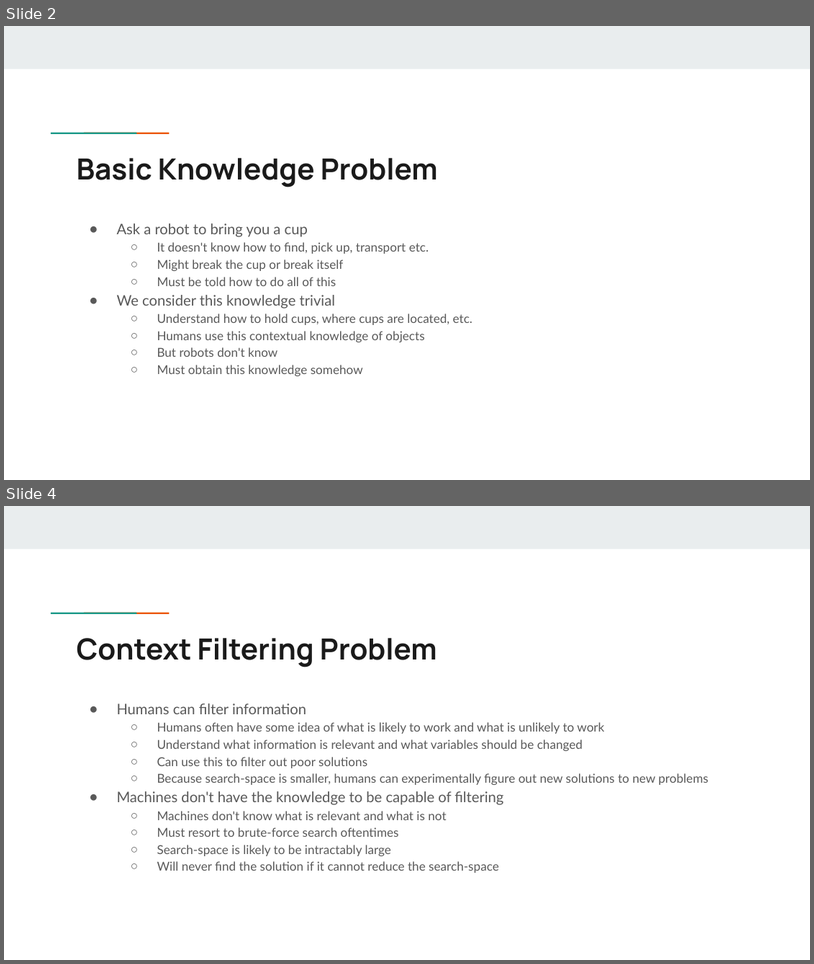
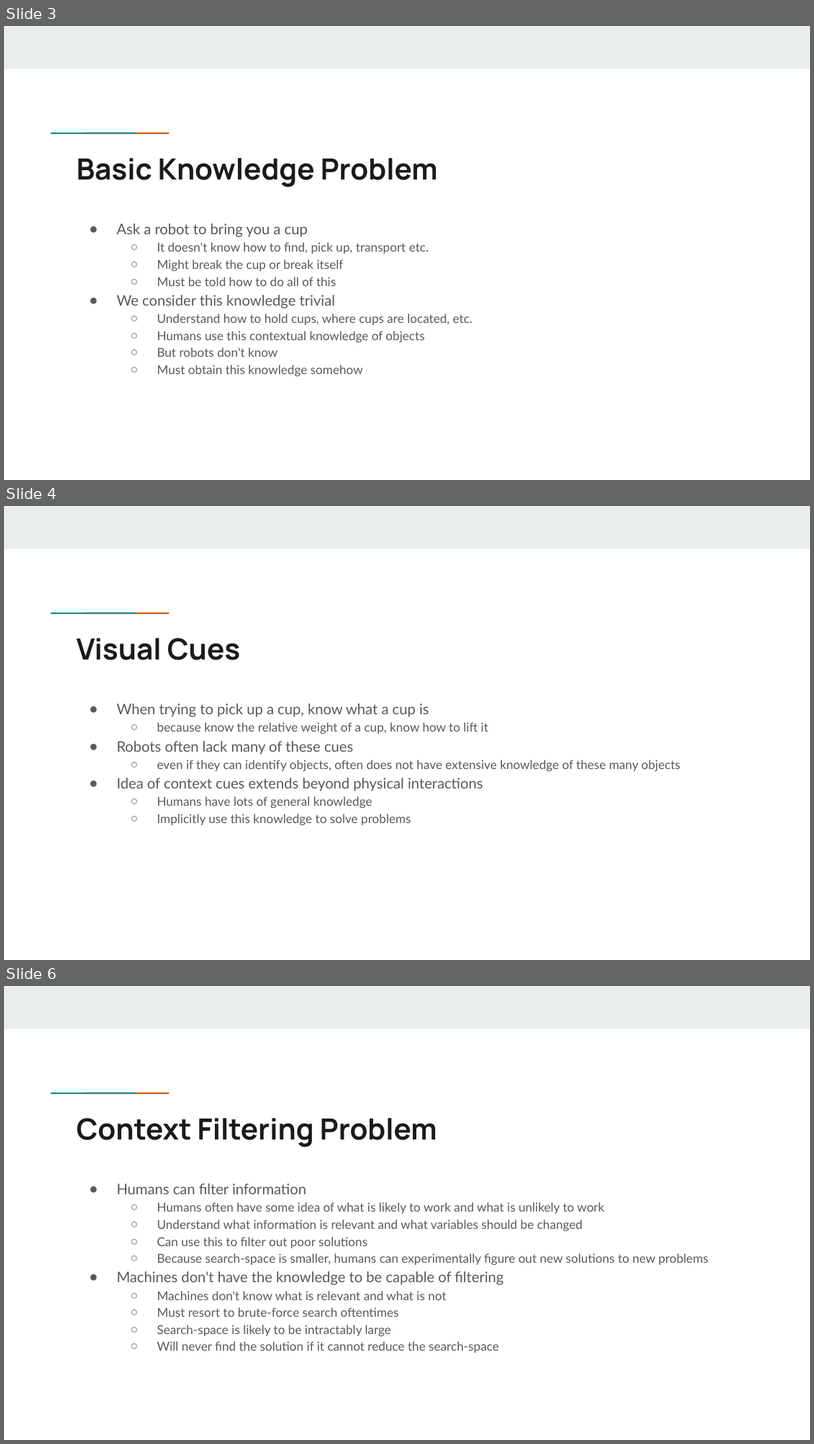
Before and after one commit to quentintruong/UCLA-CS35L-F17, a slide deck: A10/Applications of Context for Artificial Intelligence.pptx. Shown one above the other, each under a label of ours: slides 2 and 4 before the commit, slides 3, 4 and 6 after it; the slides between them are not shown. The pictures are 814x964 and 814x1444 pixels, drawn with LibreOffice and Linux fonts; fonts in the diff are those of the drawing. Boxes give left, top, right and bottom in pixels: in the first picture for what was removed or moved away, otherwise in the second. Text is boxed around its words. In the diff, an @@ line names an element or a change of style, - is before the commit and + after.

```diff
--- a/A10/Applications of Context for Artificial Intelligence.pptx
+++ b/A10/Applications of Context for Artificial Intelligence.pptx
@@ slide 4 added at (4,506,810,960), background #FFFFFF; not listed: 3 template elements that a slide beside it also shows @@
@@ title added at (77,638,240,660), 26 pt, text #1A1A1A, bold @@
+Visual Cues
@@ text added at (117,703,681,825), 11 pt, text #595959 @@
+● When trying to pick up a cup, know what a cup is
+  ○ because know the relative weight of a cup, know how to lift it
+● Robots often lack many of these cues
+  ○ even if they can identify objects, often does not have extensive knowledge of these many objects
+● Idea of context cues extends beyond physical interactions
+  ○ Humans have lots of general knowledge
+  ○ Implicitly use this knowledge to solve problems
@@ what was slide 2 is now slide 3 @@
@@ what was slide 4 is now slide 6 @@
```
Also in this commit, not shown: 6 slides changed, 1 other slide added, 3 other files.
